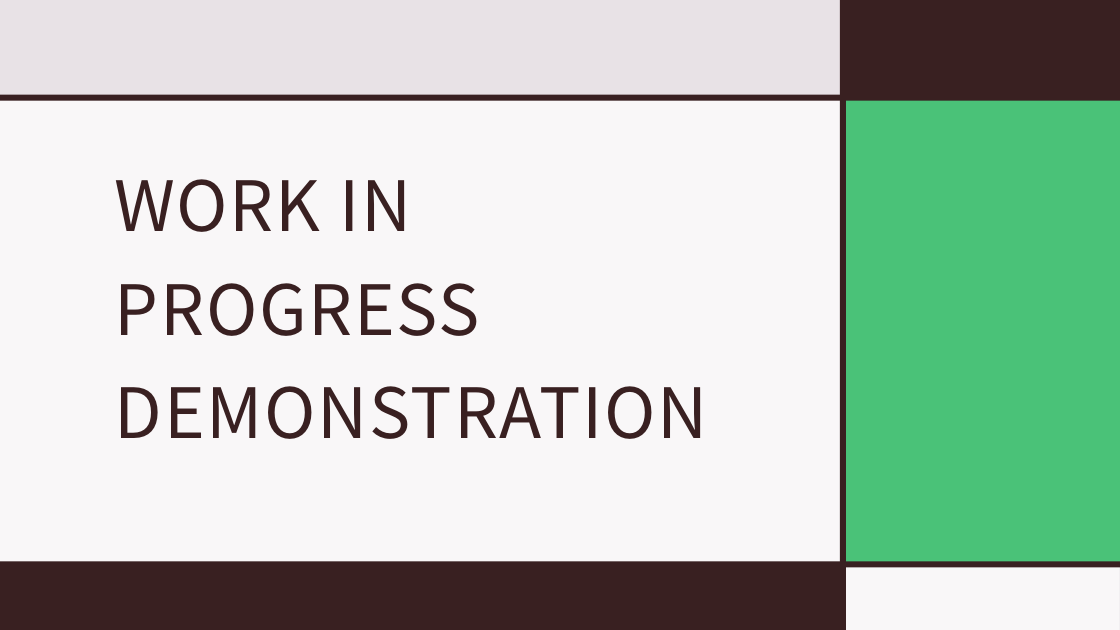
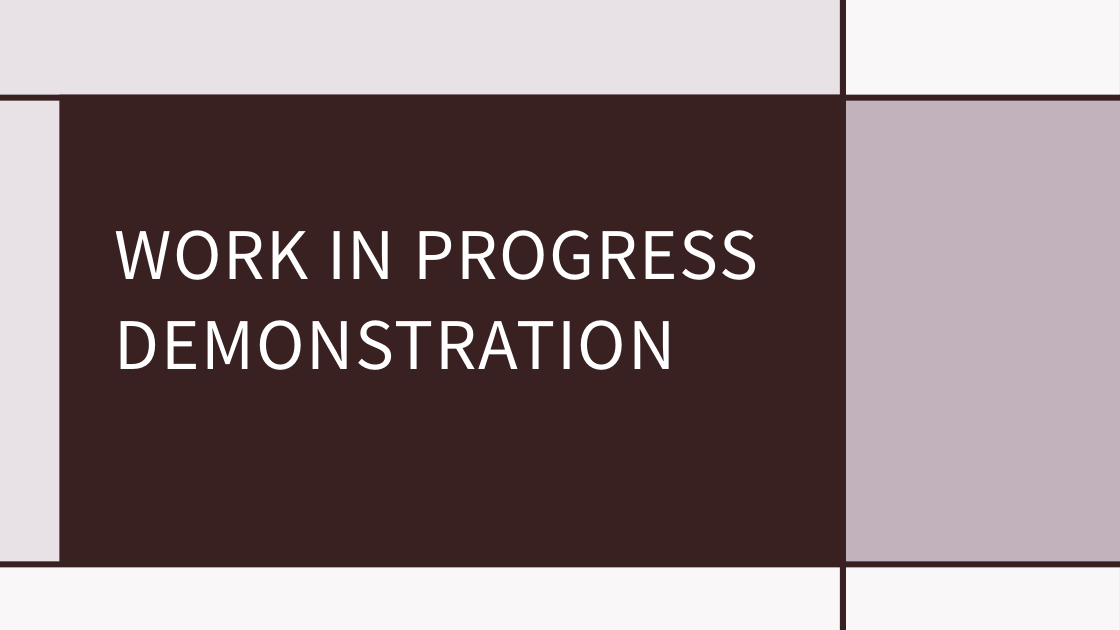
Before and after one commit to IADT-projects/y4-project-CjayGonzales, a slide deck: slide 12 of Docs/Interim Presentation.pptx (slide 9 before the commit). Drawn at 1120x630 pixels with LibreOffice and Linux fonts; fonts in the diff are those of the drawing. Boxes give left, top, right and bottom in pixels: in the first picture for what was removed or moved away, otherwise in the second. Text is boxed around its words. In the diff, an @@ line names an element or a change of style, - is before the commit and + after.

```diff
--- a/Docs/Interim Presentation.pptx
+++ b/Docs/Interim Presentation.pptx
@@ rectangle at (842,0,1120,97): fill #392021 to #FFFFFF at 75% opacity @@
@@ rectangle: place and size @@
-rectangle at (0,101,842,562)
+rectangle at (60,95,842,565)
@@ rectangle at (60,95,842,565): fill #FFFFFF at 75% opacity to #392021 @@
@@ rectangle at (842,97,1120,566): fill #16B854 at 75% opacity to #B5A2AF at 75% opacity @@
@@ title "WORK IN PROGRESS DEMONSTRATION": place and size @@
-title "WORK IN PROGRESS DEMONSTRATION" at (115,179,708,439)
+title "WORK IN PROGRESS DEMONSTRATION" at (115,230,758,370)
@@ title "WORK IN PROGRESS DEMONSTRATION" at (115,230,758,370): size 59.4 to 56 pt, text colour #392021 to #FFFFFF; line spacing 1.25 to 1.15; vertical alignment bottom to middle @@
@@ rectangle at (0,566,1120,630): fill #392021 to #FFFFFF at 75% opacity @@
@@ rectangle: place and size @@
-rectangle at (0,565,845,630)
+rectangle at (0,566,1120,630)
@@ rectangle removed at (842,566,1120,630) @@
```
Also in this commit, not shown: 4 other slides changed, 9 slides added, 6 slides removed.
